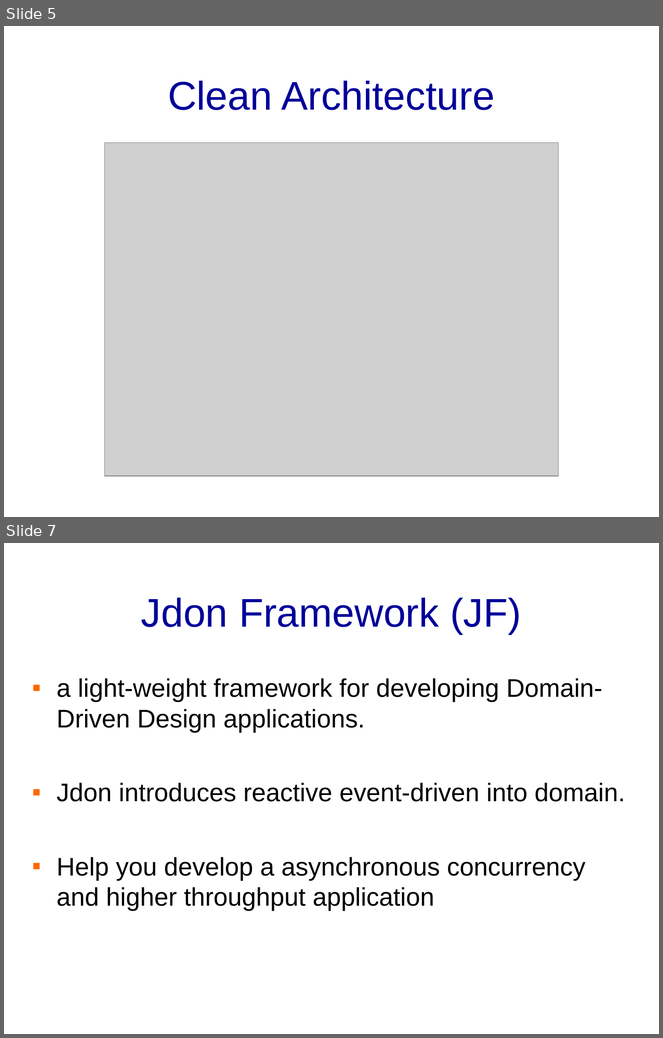
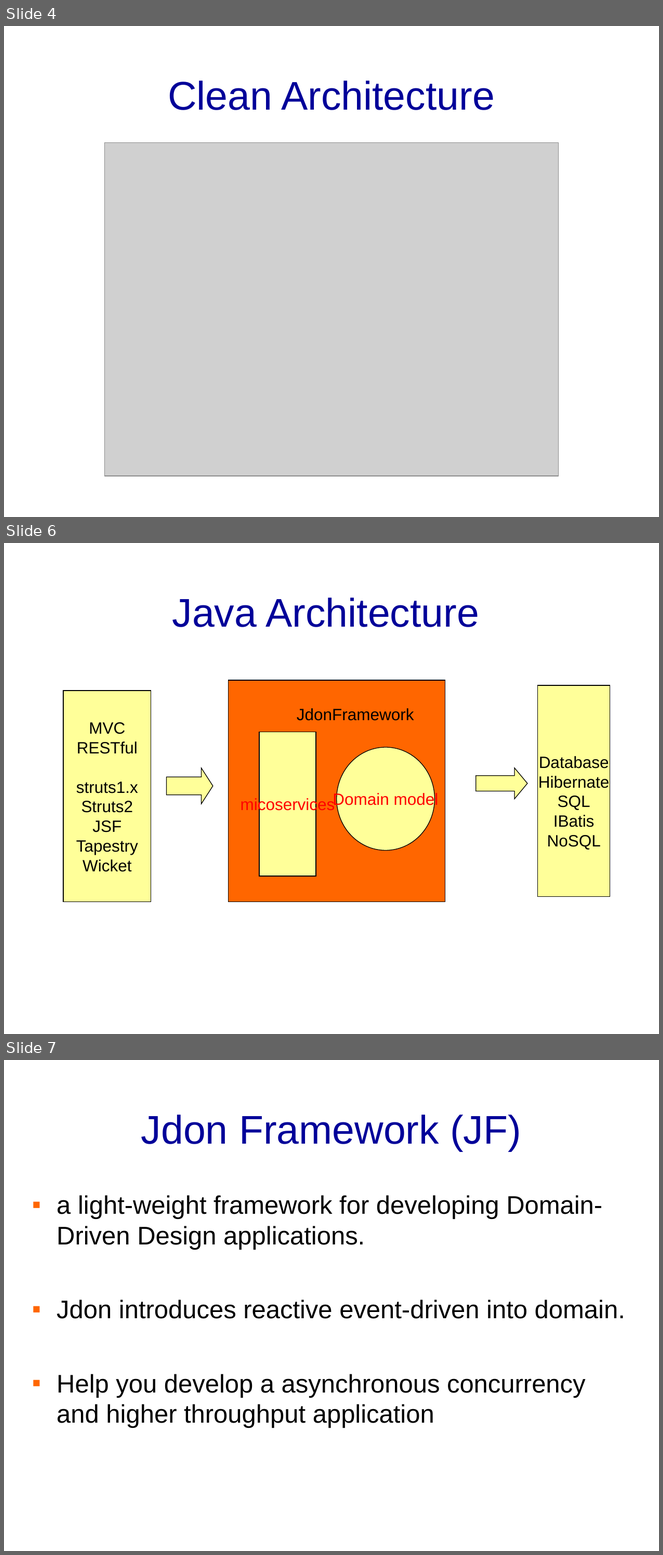
Before and after one commit to banq/jdonframework, a slide deck: doc/english/JdonFramework.ppt. Shown one above the other, each under a label of ours: slides 5 and 7 before the commit, slides 4, 6 and 7 after it; the slides between them are not shown. The pictures are 663x1038 and 663x1555 pixels, drawn with LibreOffice and Linux fonts; fonts in the diff are those of the drawing; grey boxes stand for pictures; background and template pictures are left out. Boxes give left, top, right and bottom in pixels: in the first picture for what was removed or moved away, otherwise in the second. Text is boxed around its words. In the diff, an @@ line names an element or a change of style, - is before the commit and + after.

```diff
--- a/doc/english/JdonFramework.ppt
+++ b/doc/english/JdonFramework.ppt
@@ slide 6 added at (x1=4, y1=543, x2=659, y2=1034), background picture (left out) @@
@@ title added at (x1=172, y1=598, x2=479, y2=627), 44 pt, text #000099 @@
+Java Architecture
@@ rectangle added at (x1=229, y1=681, x2=445, y2=903), fill #FF6600, outline #000000 0.74 pt @@
@@ rectangle added at (x1=63, y1=691, x2=151, y2=902), fill #FFFF99, outline #000000 0.74 pt, 18 pt, text #000000 @@
+MVC
+RESTful
+struts1.x
+Struts2
+JSF
+Tapestry
+Wicket
@@ rectangle added at (x1=538, y1=686, x2=610, y2=898), fill #FFFF99, outline #000000 0.74 pt, 18 pt, text #000000 @@
+Database
+Hibernate
+SQL
+IBatis
+NoSQL
@@ text added at (x1=297, y1=708, x2=414, y2=721), 18 pt, text #000000 @@
+JdonFramework
@@ rectangle added at (x1=259, y1=732, x2=317, y2=876), fill #FFFF99, outline #000000 0.74 pt, 18 pt, text #FF0000 @@
+micoservices
@@ ellipse added at (x1=337, y1=747, x2=435, y2=850), fill #FFFF99, outline #000000 0.74 pt, 18 pt, text #FF0000 @@
+Domain model
@@ right arrow added at (x1=166, y1=768, x2=213, y2=805), fill #FFFF99, outline #000000 0.74 pt @@
@@ right arrow added at (x1=476, y1=768, x2=528, y2=799), fill #FFFF99, outline #000000 0.74 pt @@
@@ what was slide 5 is now slide 4 @@
```
Also in this commit, not shown: 6 slides changed, 4 other slides added, 1 slide removed, 1 other file.
